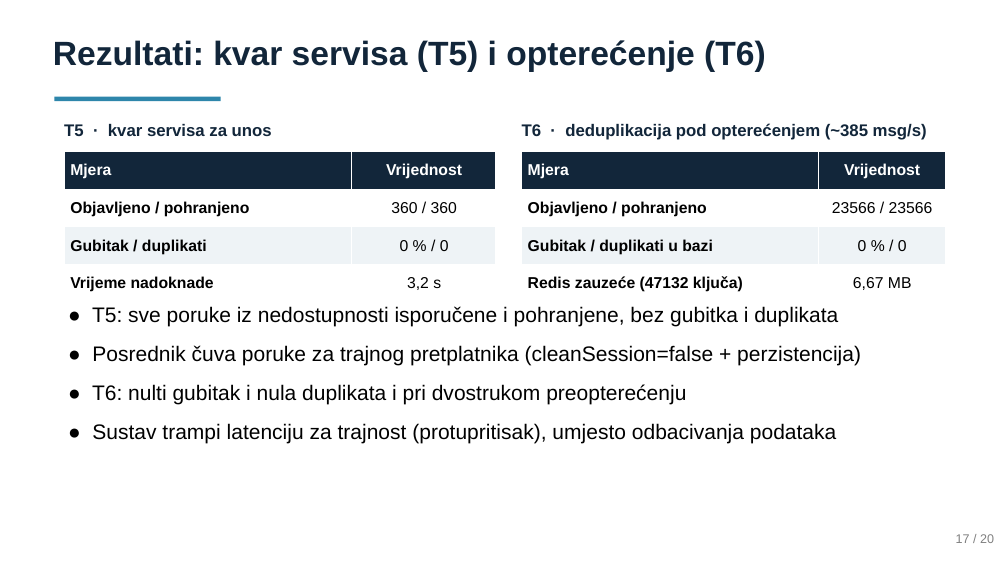
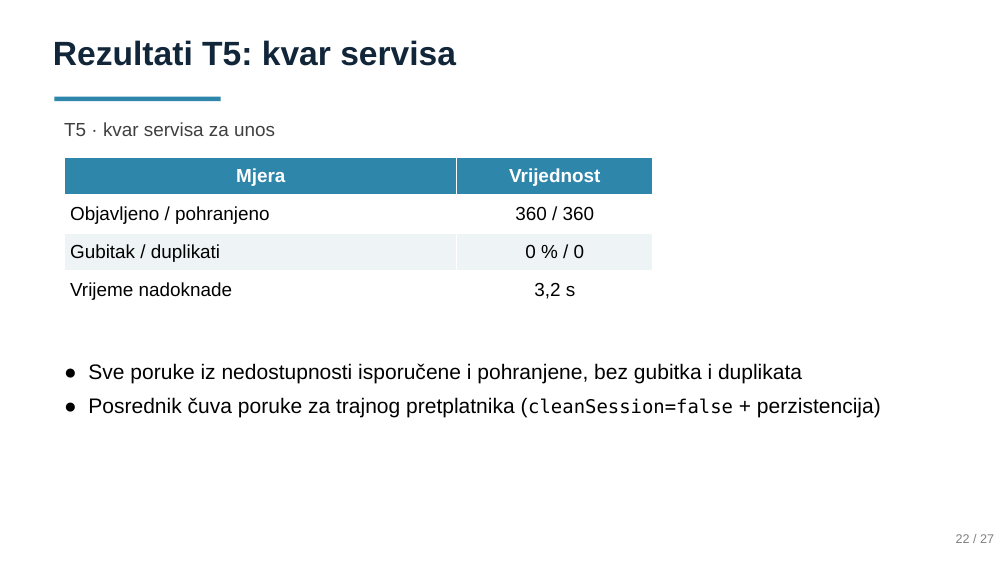
Before and after one commit to LukaIvekovic/iot-telemtry-processing, a slide deck: slide 21 of Prezentacija.pptx (slide 17 before the commit). Drawn at 1008x567 pixels with LibreOffice and Linux fonts; fonts in the diff are those of the drawing. Boxes give left, top, right and bottom in pixels: in the first picture for what was removed or moved away, otherwise in the second. Text is boxed around its words. In the diff, an @@ line names an element or a change of style, - is before the commit and + after.

```diff
--- a/Prezentacija.pptx
+++ b/Prezentacija.pptx
@@ text at [53, 40, 456, 66]: text changed @@
-Rezultati: kvar servisa (T5) i opterećenje (T6)
+Rezultati T5: kvar servisa
@@ text "T5 · kvar servisa za ..." at [64, 122, 275, 136]: size 16 to 18 pt, text colour #12263A to #404040, bold off; line spacing 1.12 to 1; less space between paragraphs @@
@@ text removed at [522, 123, 927, 140] @@
-T6 · deduplikacija pod opterećenjem (~385 msg/s)
@@ table at [64, 157, 653, 309] @@
@@ fill #12263A to #2E86AB in row 1 @@
@@ size 15 to 18 pt @@
@@ bold off in "Objavljeno / pohranjeno", "Gubitak / duplikati", "Vrijeme nadoknade" @@
@@ alignment left to centre @@
@@ table: place and size @@
-table at [64, 151, 495, 302]
+table at [64, 157, 653, 309]
@@ table removed at [522, 151, 945, 302], 4 rows, 2 columns @@
-Mjera | Vrijednost
-Objavljeno / pohranjeno | 23566 / 23566
-Gubitak / duplikati u bazi | 0 % / 0
-Redis zauzeće (47132 ključa) | 6,67 MB
@@ text "● Sve poruke iz nedostupnosti ...": place and size @@
-text "● Sve poruke iz nedostupnosti ..." at [92, 306, 861, 444]
+text "● Sve poruke iz nedostupnosti ..." at [88, 363, 881, 417]
@@ text at [88, 363, 802, 384]: text changed @@
-● T5: sve poruke iz nedostupnosti isporučene i pohranjene, bez gubitka i duplikata
+● Sve poruke iz nedostupnosti isporučene i pohranjene, bez gubitka i duplikata
@@ text at [92, 384, 836, 444]: paragraphs removed @@
-● T6: nulti gubitak i nula duplikata i pri dvostrukom preopterećenju
-● Sustav trampi latenciju za trajnost (protupritisak), umjesto odbacivanja podataka
@@ text at [88, 397, 881, 417]: size 20 to 18 pt, font Arial to DejaVu Sans Mono in "(cleanSession=false"; line spacing 1.1 to 1.08; less space between paragraphs @@
@@ text at [956, 534, 994, 543]: text changed @@
-17 / 20
+22 / 27
```
Also in this commit, not shown: 15 other slides changed, 8 slides added, 3 slides removed.
